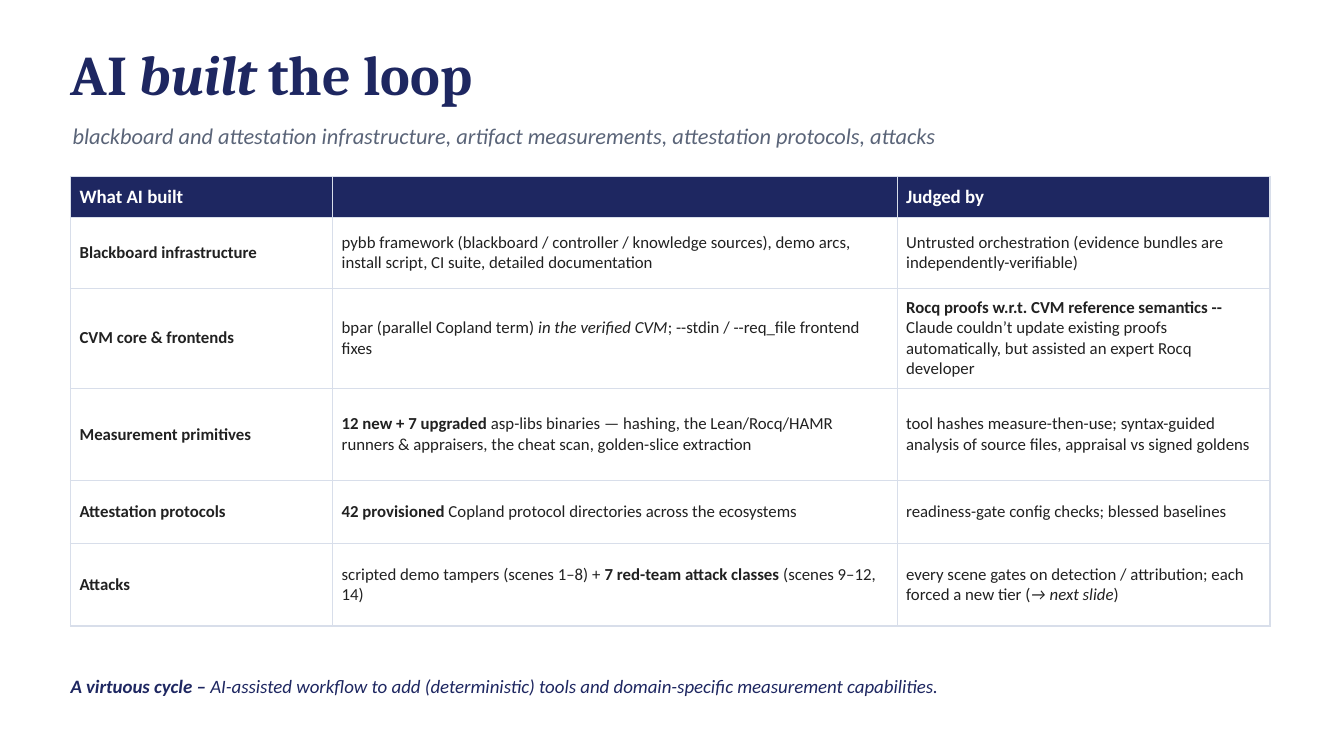
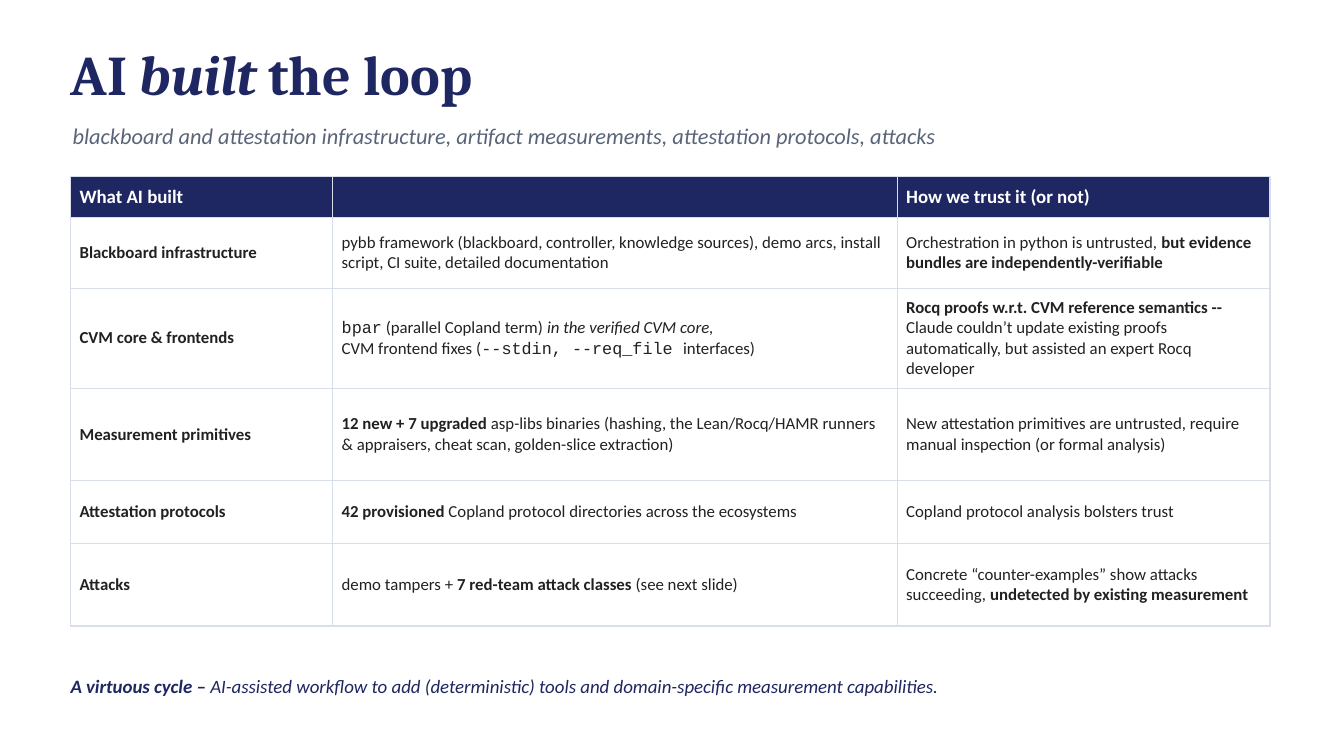
Before and after one commit to ku-sldg/pybb, a slide deck: slide 18 of docs/video_slides_draft.pptx. Drawn at 1344x756 pixels with LibreOffice and Linux fonts; fonts in the diff are those of the drawing. Boxes give left, top, right and bottom in pixels: in the first picture for what was removed or moved away, otherwise in the second. Text is boxed around its words. In the diff, an @@ line names an element or a change of style, - is before the commit and + after.

```diff
--- a/docs/video_slides_draft.pptx
+++ b/docs/video_slides_draft.pptx
@@ table at <box>71,176,1270,607</box> @@
-row 1, column 3: Judged by
+row 1, column 3: How we trust it (or not)
-row 2, column 2: pybb framework (blackboard / controller / knowledge sources), demo arcs, install script, CI suite, detailed documentation
+row 2, column 2: pybb framework (blackboard, controller, knowledge sources), demo arcs, install script, CI suite, detailed documentation
-row 2, column 3: Untrusted orchestration (evidence bundles are independently-verifiable)
+row 2, column 3: Orchestration in python is untrusted, but evidence bundles are independently-verifiable
-row 3, column 2: bpar (parallel Copland term) in the verified CVM; --stdin / --req_file frontend fixes
+row 3, column 2: bpar (parallel Copland term) in the verified CVM core, / CVM frontend fixes (--stdin, --req_file interfaces)
-row 4, column 2: 12 new + 7 upgraded asp-libs binaries — hashing, the Lean/Rocq/HAMR runners & appraisers, the cheat scan, golden-slice extraction
+row 4, column 2: 12 new + 7 upgraded asp-libs binaries (hashing, the Lean/Rocq/HAMR runners & appraisers, cheat scan, golden-slice extraction)
-row 4, column 3: tool hashes measure-then-use; syntax-guided analysis of source files, appraisal vs signed goldens
+row 4, column 3: New attestation primitives are untrusted, require manual inspection (or formal analysis)
-row 5, column 3: readiness-gate config checks; blessed baselines
+row 5, column 3: Copland protocol analysis bolsters trust
-row 6, column 2: scripted demo tampers (scenes 1–8) + 7 red-team attack classes (scenes 9–12, 14)
+row 6, column 2: demo tampers + 7 red-team attack classes (see next slide)
-row 6, column 3: every scene gates on detection / attribution; each forced a new tier (→ next slide)
+row 6, column 3: Concrete “counter-examples” show attacks succeeding, undetected by existing measurement
```
Also in this commit, not shown: 2 other slides changed, 2 other files.
